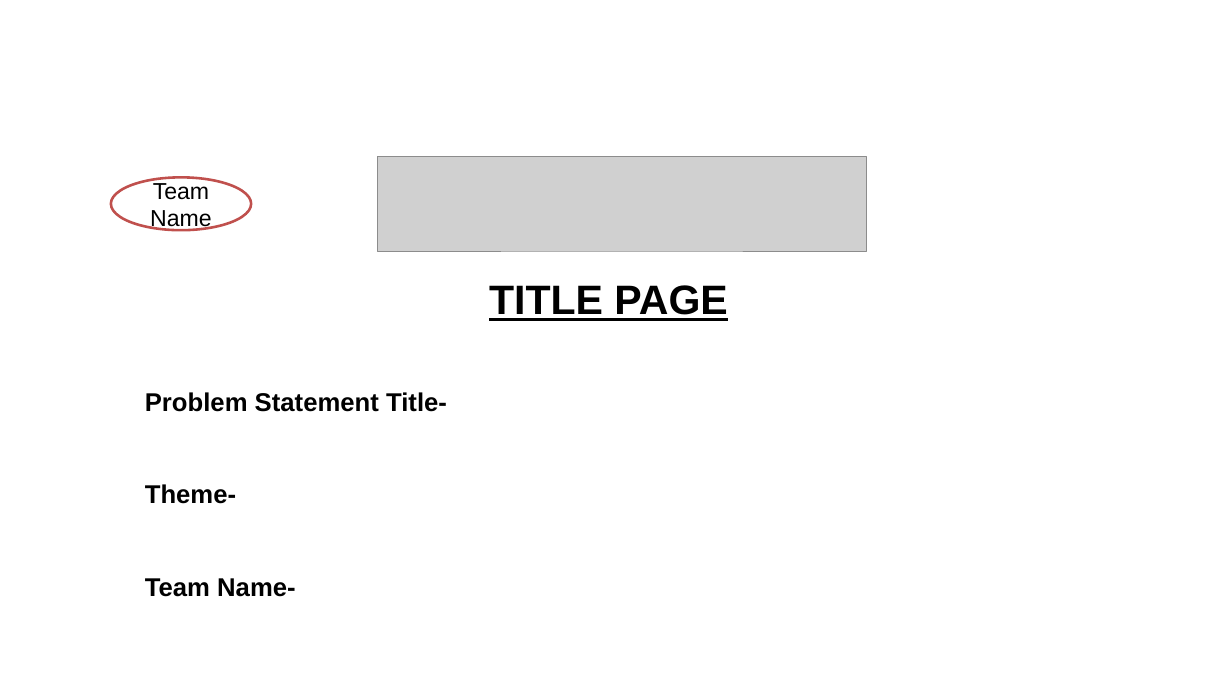
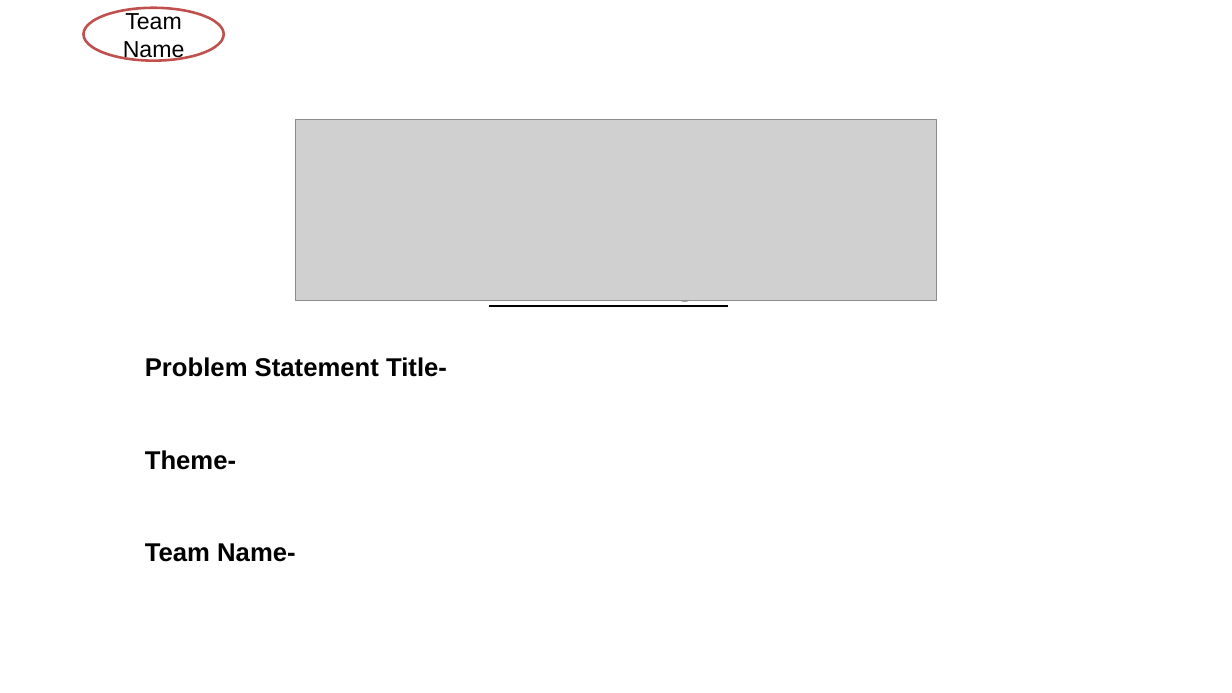
Before and after one commit to gdgrec/HackHerVerse-1, a slide deck: slide 1 of public/Hackerverse_PPT.pptx. Drawn at 1232x693 pixels with LibreOffice and Linux fonts; fonts in the diff are those of the drawing; grey boxes stand for pictures; background and template pictures are left out. Boxes give left, top, right and bottom in pixels: in the first picture for what was removed or moved away, otherwise in the second. Text is boxed around its words. In the diff, an @@ line names an element or a change of style, - is before the commit and + after.

```diff
--- a/public/Hackerverse_PPT.pptx
+++ b/public/Hackerverse_PPT.pptx
@@ ellipse "Team Name": place and size @@
-ellipse "Team Name" at box(111, 177, 251, 230)
+ellipse "Team Name" at box(83, 7, 224, 60)
@@ picture added at box(296, 120, 936, 301) @@
@@ picture removed at box(378, 156, 867, 250) @@
@@ text "TITLE PAGE" rewrapped from box(489, 285, 727, 321) to box(489, 300, 728, 309) @@
@@ text "Problem Statement Title-": place and size @@
-text "Problem Statement Title-" at box(145, 392, 447, 597)
+text "Problem Statement Title-" at box(145, 357, 447, 562)
```
Also in this commit, not shown: 5 other slides changed, 1 slide added, 6 other files.
